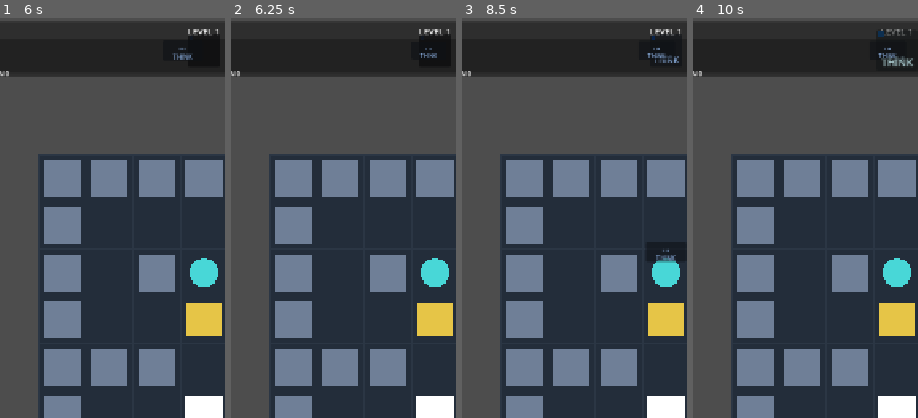
Above: before the commit, frames 1-4 (left to right).
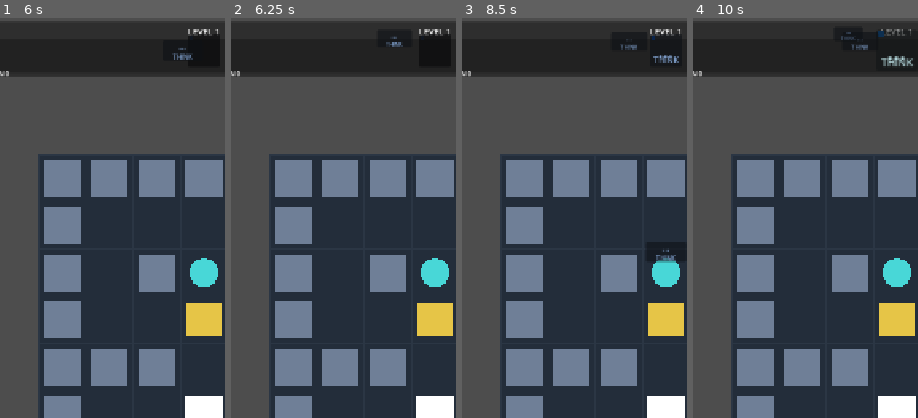
Above: after the commit, the same moments.

Repository: hszqf/Scatterbrain
Game: Godot game, scene res://scenes/app/App.tscn
Two runs of this game, one before a commit and one after it. Both use one fixed random seed, a clock stepped at 60 frames per second and the inputs below.
Inputs (mouse positions are % of the whole screen's width and height, from its top left):
- Up to frame 1 (6 s): click "Start Game" at 0.5 s; click "UP" at 1.25 s; click "LT" at 2 s; click "RT" at 2.75 s; click "DN" at 3.5 s; click "REST" at 4.25 s; click "RST" at 5 s; click "LOG" at 5.75 s
- Up to frame 2 (6.25 s): no input
- Up to frame 3 (8.5 s): move the mouse to (72, 45) at 6.52 s; hold Right (move_right) 6.53-7.25 s; tap Space (empty_change) at 6.6, 8.1 s; click (72, 45) at 6.67 s; tap Enter at 7.25 s; drag from (30, 55) to (45, 70) at 7.27 s; move the mouse to (60, 28) at 8.02 s; hold Right (move_right) from 8.03 s (still down)
- Up to frame 4 (10 s): release Right (move_right) at 8.75 s; drag from (45, 70) to (20, 35) at 8.77 s; move the mouse to (80, 65) at 9.52 s; hold Left (move_left) from 9.53 s (still down); tap Space (empty_change) at 9.6 s
The pictures show only the part of the screen within x 5-55%, y 0-50%; the shares and areas given below are measured in that part.

Frame 1 is identical in both runs. In frame 2, 0.2% of the frame differs, in the area x 68-92%, y 4-10%; in frame 3, 0.2%; in frame 4, 0.4%, in the area x 65-95%, y 3-11%.

Commit message:
Fix pending incoming overlay placement and add PR requirement note

Diff:
--- a/scripts/game/memory_queue_view.gd
+++ b/scripts/game/memory_queue_view.gd
@@ -20,6 +20,7 @@
 @export var lane_left_padding: float = 34.0
 @export var lane_right_padding: float = 34.0
 @export var settle_duration: float = 0.16
+@export var push_shift_duration: float = 0.28
 @export var focus_scale: float = 1.3
 @export var focus_in_duration: float = 0.15
 @export var focus_out_duration: float = 0.2
@@ -35,6 +36,7 @@
 var _displayed_capacity: int = 0
 var _displayed_obsession_capacity: int = 0
 var _incoming_fx_nodes: Array[Control] = []
+var _pending_incoming_overlay: Control
 
 
 func _ready() -> void:
@@ -155,16 +157,17 @@
 ) -> void:
 	_last_animation_trace.append("queue:update")
 	render_queue(before_entries, capacity, obsession_capacity)
-	var evicted_overlays: Array[Panel] = _capture_evicted_slot_overlays(evicted_changes.size())
-	render_queue(after_entries, capacity, obsession_capacity)
 	var appended: Array[ChangeRecord] = appended_changes.duplicate()
 	if appended.is_empty():
 		appended = _compute_appended_changes(before_entries, after_entries, evicted_changes.size())
+	if appended.is_empty():
+		_clear_pending_incoming_overlay()
+	if not appended.is_empty():
+		_last_animation_trace.append("queue:append")
 	if not evicted_changes.is_empty():
 		_last_animation_trace.append("queue:evict")
-	if not appended.is_empty():
-		_last_animation_trace.append("queue:append")
-	await animate_queue_swap(evicted_overlays, appended)
+	await _animate_push_right_then_evict(before_entries, appended, evicted_changes.size())
+	render_queue(after_entries, capacity, obsession_capacity)
 	_last_animation_trace.append("queue:settle")
 	await animate_queue_settle()
 
@@ -218,13 +221,13 @@
 func play_incoming_change_fx(change: ChangeRecord, source_global_pos: Vector2, current_entries: Array[ChangeRecord], capacity: int, obsession_capacity: int) -> void:
 	if change == null or capacity <= 0:
 		return
+	_clear_pending_incoming_overlay()
 	render_queue(current_entries, capacity, obsession_capacity)
 	await get_tree().process_frame
 	var target_index: int = resolve_incoming_slot_index(current_entries, capacity)
 	var target_slot: Panel = _slot_at_display(target_index)
 	if target_slot == null:
 		return
-	var target_global: Vector2 = target_slot.get_global_rect().get_center()
 	var left_lane: Vector2 = _incoming_lane_left_point()
 	var particle: Control = _build_incoming_badge(change)
 	particle.position = _to_local_canvas(source_global_pos) - particle.size * 0.5
@@ -249,11 +252,11 @@
 
 	var target_tween: Tween = create_tween()
 	target_tween.set_parallel(true)
-	target_tween.tween_property(particle, "position", _to_local_canvas(target_global) - particle.size * 0.5, travel_time).set_trans(Tween.TRANS_QUAD).set_ease(Tween.EASE_OUT)
+	var push_entry: Vector2 = _incoming_push_entry_point()
+	target_tween.tween_property(particle, "position", push_entry - particle.size * 0.5, travel_time).set_trans(Tween.TRANS_QUAD).set_ease(Tween.EASE_OUT)
 	target_tween.tween_property(particle, "scale", Vector2.ONE * incoming_fx_end_scale, travel_time)
 	await target_tween.finished
-	particle.queue_free()
-	_incoming_fx_nodes.erase(particle)
+	_pending_incoming_overlay = particle
 
 
 func resolve_incoming_slot_index(current_entries: Array[ChangeRecord], capacity: int) -> int:
@@ -533,6 +536,127 @@
 	return overlays
 
 
+func _capture_front_slot_overlays(entry_count: int) -> Array[Panel]:
+	var overlays: Array[Panel] = []
+	var count: int = mini(entry_count, _slot_nodes.size())
+	for i: int in range(count):
+		var slot: Panel = _slot_nodes[i]
+		if slot == null:
+			continue
+		var overlay := Panel.new()
+		overlay.custom_minimum_size = slot.size
+		overlay.size = slot.size
+		overlay.position = _to_local_canvas(slot.get_global_rect().position)
+		overlay.modulate = slot.modulate
+		overlay.pivot_offset = overlay.size * 0.5
+		overlay.z_index = 64
+		for child: Node in slot.get_children():
+			overlay.add_child(child.duplicate())
+		add_child(overlay)
+		overlays.append(overlay)
+	return overlays
+
+
+func _build_append_overlay(change: ChangeRecord) -> Control:
+	var overlay: Panel = _build_slot(change)
+	overlay.custom_minimum_size = Vector2(52, 52)
+	overlay.size = overlay.custom_minimum_size
+	overlay.pivot_offset = overlay.size * 0.5
+	overlay.z_index = 64
+	add_child(overlay)
+	return overlay
+
+
+func _animate_push_right_then_evict(
+	before_entries: Array[ChangeRecord],
+	appended_changes: Array[ChangeRecord],
+	evicted_count: int
+) -> void:
+	if _slot_nodes.is_empty() or appended_changes.is_empty():
+		return
+	var occupied_before: int = mini(before_entries.size(), _slot_nodes.size())
+	var existing_overlays: Array[Panel] = _capture_front_slot_overlays(occupied_before)
+	var newest_slot: Panel = _slot_nodes[0]
+	if newest_slot == null:
+		for overlay: Panel in existing_overlays:
+			if is_instance_valid(overlay):
+				overlay.queue_free()
+		return
+	var shift_distance: float = newest_slot.size.x
+	if _slot_nodes.size() > 1 and _slot_nodes[1] != null:
+		var left: Vector2 = _to_local_canvas(_slot_nodes[0].get_global_rect().position)
+		var next: Vector2 = _to_local_canvas(_slot_nodes[1].get_global_rect().position)
+		shift_distance = next.x - left.x
+	var had_pending_overlay: bool = _pending_incoming_overlay != null and is_instance_valid(_pending_incoming_overlay)
+	var incoming_overlay: Control = _consume_pending_incoming_overlay(appended_changes[0])
+	var newest_pos: Vector2 = _to_local_canvas(newest_slot.get_global_rect().position)
+	if incoming_overlay == null:
+		return
+	incoming_overlay.pivot_offset = incoming_overlay.size * 0.5
+	incoming_overlay.z_index = 64
+	if not had_pending_overlay:
+		incoming_overlay.position = newest_pos + Vector2(-shift_distance, 0.0)
+	var move_tween: Tween = create_tween()
+	move_tween.set_parallel(true)
+	var move_time: float = maxf(push_shift_duration, 0.05)
+	move_tween.tween_property(incoming_overlay, "position", newest_pos, move_time).set_trans(Tween.TRANS_QUAD).set_ease(Tween.EASE_OUT)
+	for overlay: Panel in existing_overlays:
+		if overlay == null:
+			continue
+		move_tween.tween_property(overlay, "position:x", overlay.position.x + shift_distance, move_time).set_trans(Tween.TRANS_QUAD).set_ease(Tween.EASE_OUT)
+	await move_tween.finished
+	var evict_overlays: Array[Panel] = []
+	var evictable: int = mini(evicted_count, existing_overlays.size())
+	for i: int in range(evictable):
+		var overlay_index: int = existing_overlays.size() - 1 - i
+		if overlay_index < 0:
+			break
+		evict_overlays.append(existing_overlays[overlay_index])
+	if not evict_overlays.is_empty():
+		var evict_tween: Tween = create_tween()
+		evict_tween.set_parallel(true)
+		for overlay: Panel in evict_overlays:
+			if overlay == null:
+				continue
+			evict_tween.tween_property(overlay, "scale", Vector2(evict_scale, evict_scale), evict_duration)
+			evict_tween.tween_property(overlay, "modulate:a", 0.0, evict_duration)
+		await evict_tween.finished
+	incoming_overlay.queue_free()
+	_incoming_fx_nodes.erase(incoming_overlay)
+	for overlay: Panel in existing_overlays:
+		if is_instance_valid(overlay):
+			overlay.queue_free()
+
+
+func _consume_pending_incoming_overlay(fallback_change: ChangeRecord) -> Control:
+	if _pending_incoming_overlay != null and is_instance_valid(_pending_incoming_overlay):
+		var overlay: Control = _pending_incoming_overlay
+		_pending_incoming_overlay = null
+		return overlay
+	return _build_append_overlay(fallback_change)
+
+
+func _clear_pending_incoming_overlay() -> void:
+	if _pending_incoming_overlay == null:
+		return
+	if is_instance_valid(_pending_incoming_overlay):
+		_pending_incoming_overlay.queue_free()
+	_incoming_fx_nodes.erase(_pending_incoming_overlay)
+	_pending_incoming_overlay = null
+
+
+func _incoming_push_entry_point() -> Vector2:
+	if _slot_nodes.is_empty():
+		return _incoming_lane_left_point()
+	var newest_slot: Panel = _slot_nodes[0]
+	var newest_pos: Vector2 = _to_local_canvas(newest_slot.get_global_rect().position)
+	var shift_distance: float = newest_slot.size.x
+	if _slot_nodes.size() > 1 and _slot_nodes[1] != null:
+		var next_pos: Vector2 = _to_local_canvas(_slot_nodes[1].get_global_rect().position)
+		shift_distance = next_pos.x - newest_pos.x
+	return newest_pos + Vector2(-shift_distance, 0.0)
+
+
 func _append_slots_to_tween(appended_changes: Array[ChangeRecord], tween: Tween) -> void:
 	if tween == null or appended_changes.is_empty() or _slot_nodes.is_empty():
 		return
Not shown, added: docs/AGENT_MISUNDERSTANDINGS.md
